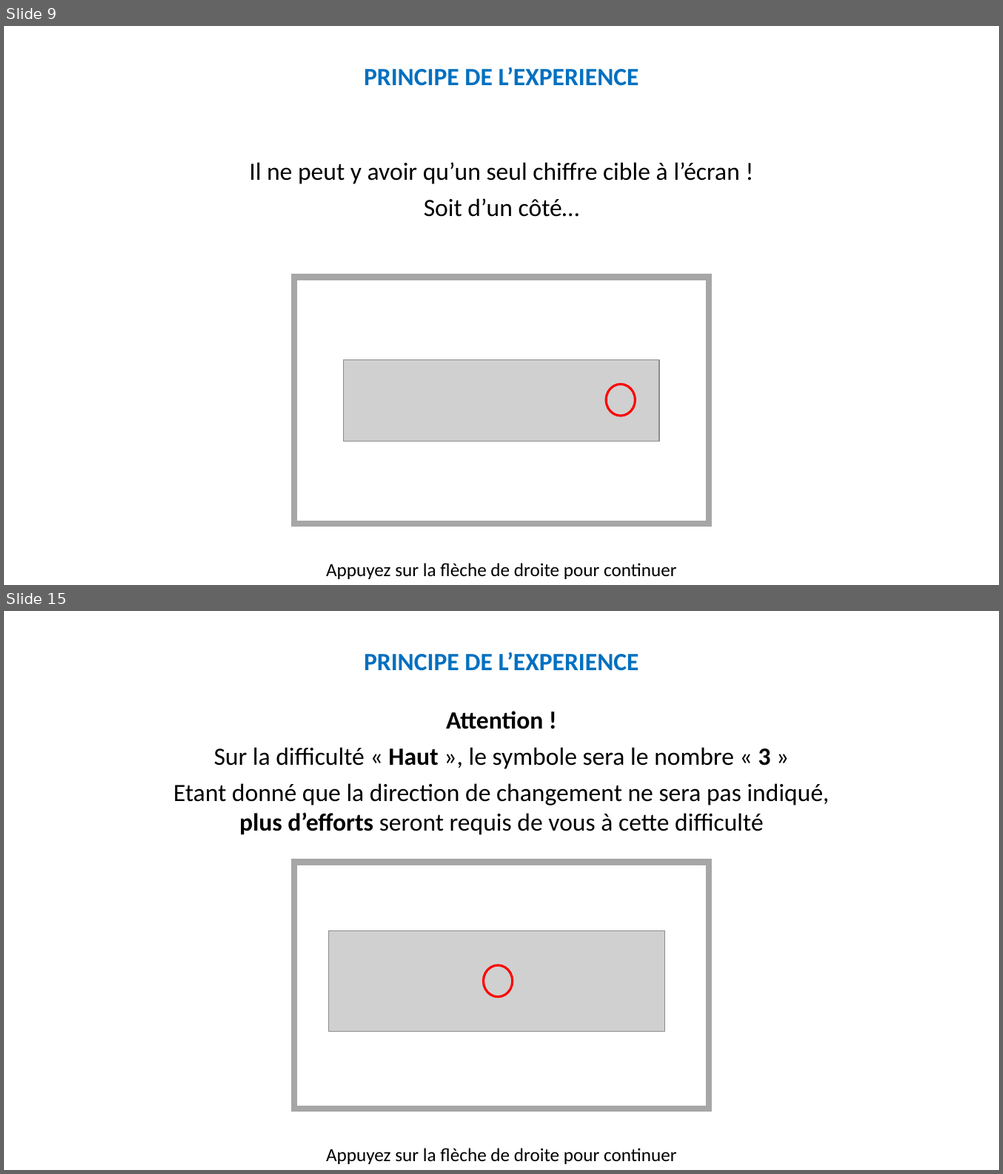
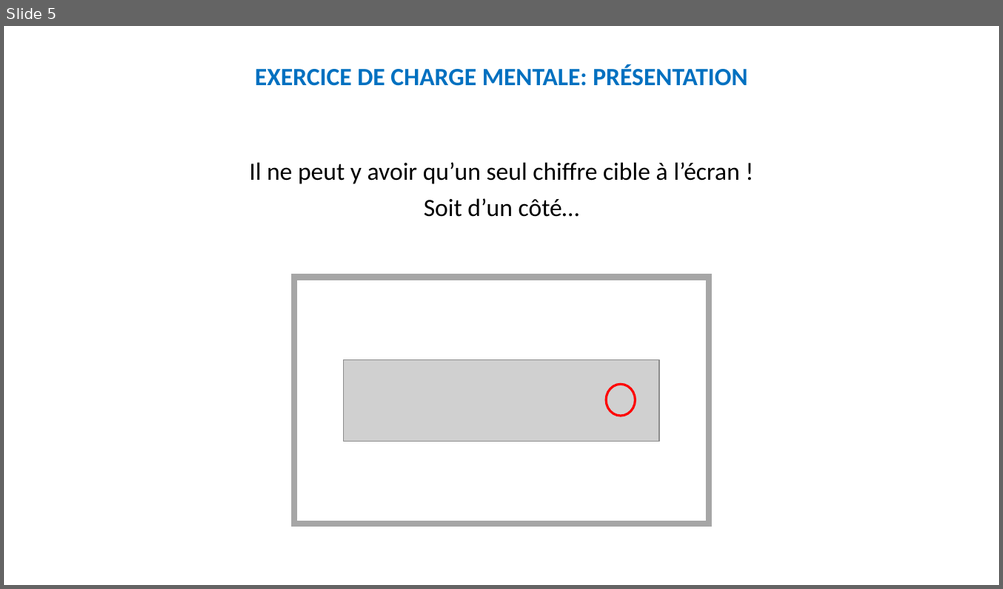
Before and after one commit to MBB-team/Online_Testing, a slide deck: src/EngMain/Stimuli/Instructions.pptx. Shown one above the other, each under a label of ours: slides 9 and 15 before the commit, slide 5 after it; the slides between them are not shown. The pictures are 1003x1174 and 1003x589 pixels, drawn with LibreOffice and Linux fonts; fonts in the diff are those of the drawing; grey boxes stand for pictures. Boxes give left, top, right and bottom in pixels: in the first picture for what was removed or moved away, otherwise in the second. Text is boxed around its words. In the diff, an @@ line names an element or a change of style, - is before the commit and + after.

```diff
--- a/src/EngMain/Stimuli/Instructions.pptx
+++ b/src/EngMain/Stimuli/Instructions.pptx
@@ slide 15 removed at bbox=[4, 611, 999, 1170], background #FFFFFF @@
@@ text removed at bbox=[364, 652, 639, 671] @@
-PRINCIPE DE L’EXPERIENCE
@@ text removed at bbox=[173, 711, 829, 835] @@
-Attention !
-Sur la difficulté « Haut », le symbole sera le nombre « 3 »
-Etant donné que la direction de changement ne sera pas indiqué, plus d’efforts seront requis de vous à cette difficulté
@@ rectangle removed at bbox=[294, 863, 709, 1110] @@
@@ picture removed at bbox=[329, 931, 665, 1033] @@
@@ ellipse removed at bbox=[483, 965, 512, 997] @@
@@ text removed at bbox=[326, 1148, 677, 1165] @@
-Appuyez sur la flèche de droite pour continuer
@@ what was slide 9 is now slide 5 @@
@@ slide 5 changed as well @@
@@ text added at bbox=[255, 65, 747, 86], 24 pt, text #0070C0, bold @@
+EXERCICE DE CHARGE MENTALE: PRÉSENTATION
@@ text removed at bbox=[364, 67, 639, 86] @@
-PRINCIPE DE L’EXPERIENCE
@@ text removed at bbox=[326, 563, 677, 580] @@
-Appuyez sur la flèche de droite pour continuer
```
Also in this commit, not shown: 8 other slides changed, 8 slides added, 12 other slides removed.
